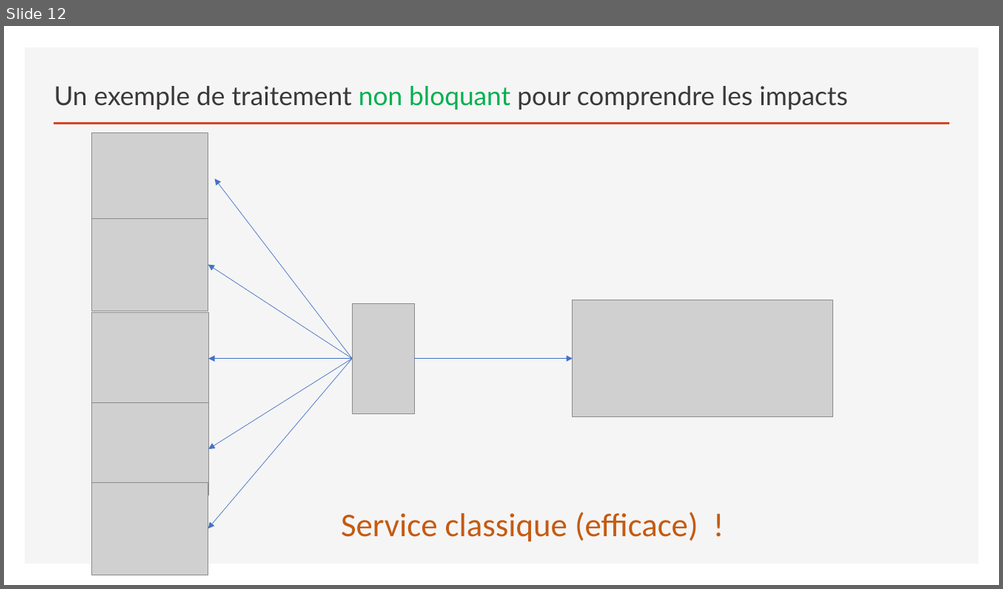
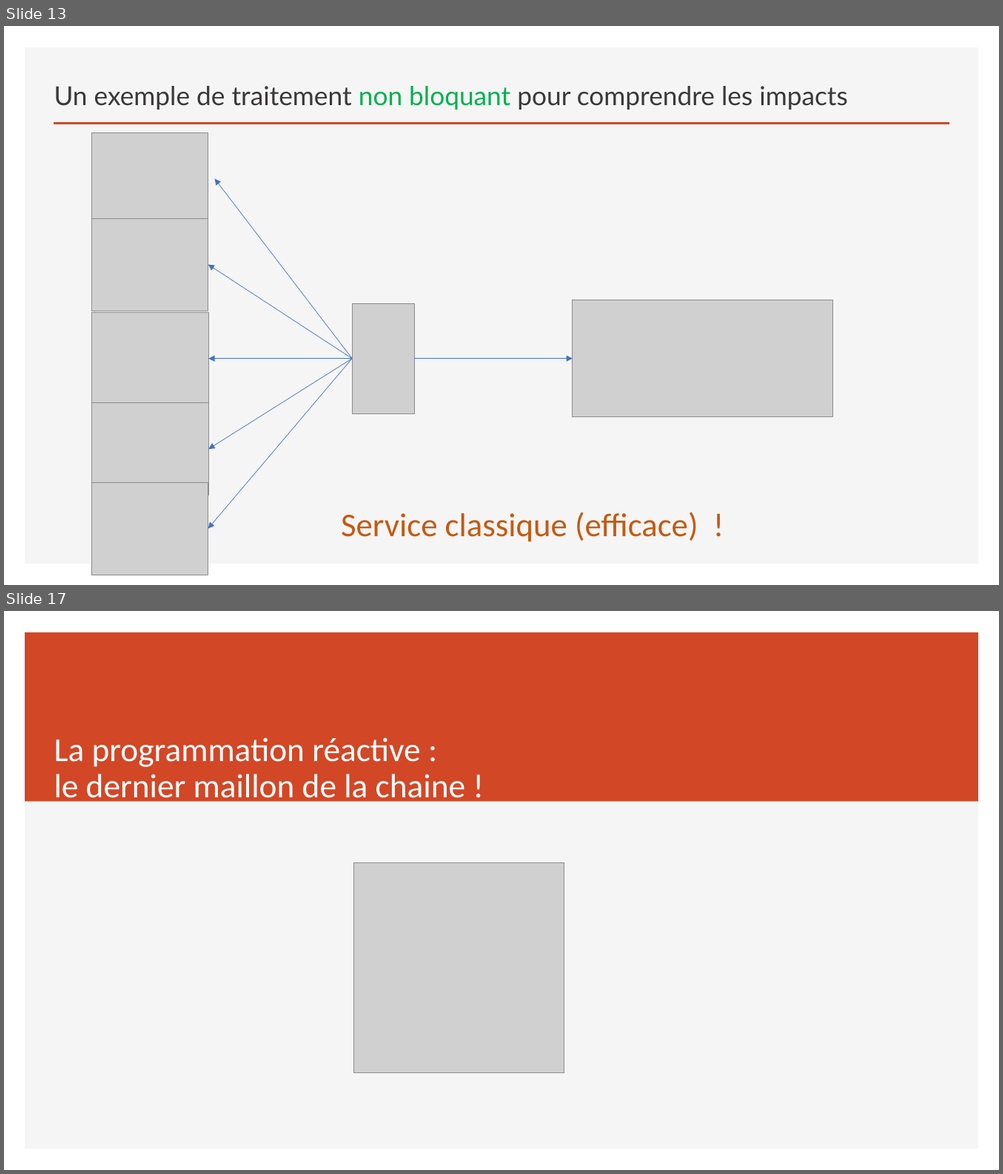
Before and after one commit to sebzuki/webflux-vs-web, a slide deck: REACTIVE.pptx. Shown one above the other, each under a label of ours: slide 12 before the commit, slides 13 and 17 after it; the slides between them are not shown. The pictures are 1003x589 and 1003x1174 pixels, drawn with LibreOffice and Linux fonts; fonts in the diff are those of the drawing; grey boxes stand for pictures. Boxes give left, top, right and bottom in pixels: in the first picture for what was removed or moved away, otherwise in the second. Text is boxed around its words. In the diff, an @@ line names an element or a change of style, - is before the commit and + after.

```diff
--- a/REACTIVE.pptx
+++ b/REACTIVE.pptx
@@ slide 17 added at (4, 611, 999, 1170), background #FFFFFF; not listed: 1 template element that a slide beside it also shows @@
@@ rectangle added at (25, 632, 979, 802), fill #D24726 @@
@@ title added at (54, 738, 465, 806), 32.4 pt, text #FFFFFF @@
+La programmation réactive :
+le dernier maillon de la chaine !
@@ picture added at (354, 863, 563, 1073) @@
@@ what was slide 12 is now slide 13 @@
```
Also in this commit, not shown: 7 slides changed, 28 other slides added, 10 slides removed, 33 other files.
